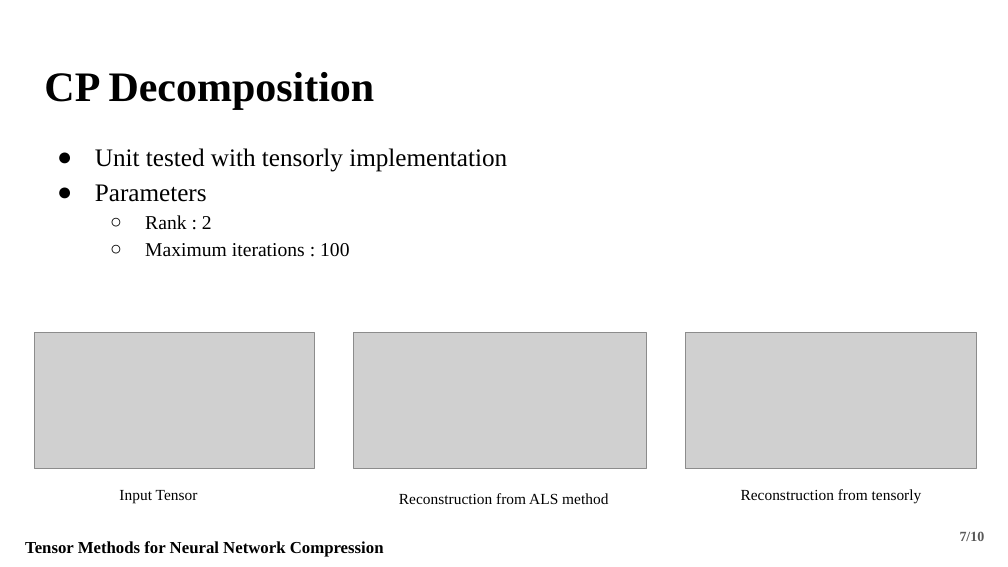
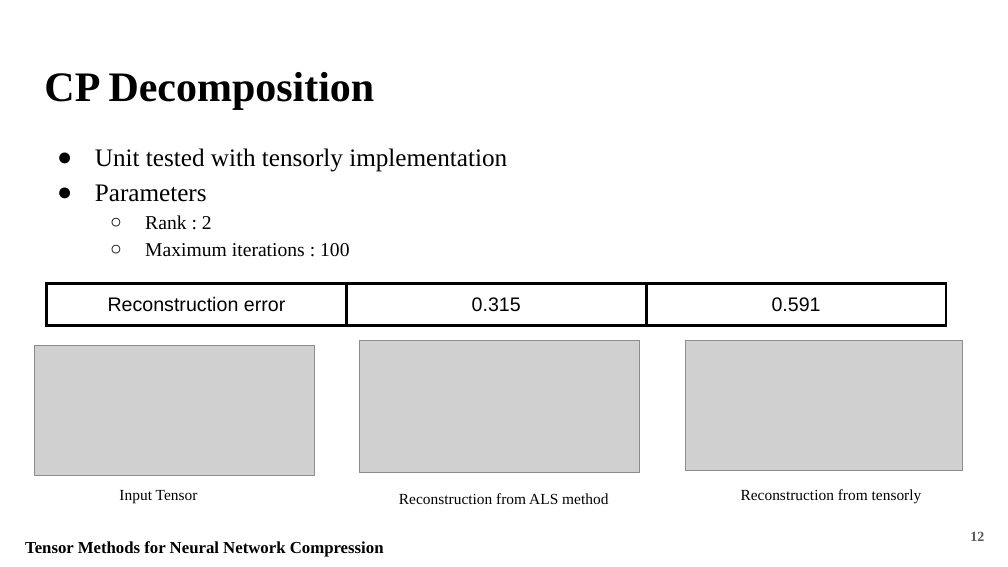
Before and after one commit to Fraunhofer-SCAI/canonical-cnn, a slide deck: slide 12 of Presentation/Fraunhofer_Presentation.pptx (slide 7 before the commit). Drawn at 1008x567 pixels with LibreOffice and Linux fonts; fonts in the diff are those of the drawing; grey boxes stand for pictures. Boxes give left, top, right and bottom in pixels: in the first picture for what was removed or moved away, otherwise in the second. Text is boxed around its words. In the diff, an @@ line names an element or a change of style, - is before the commit and + after.

```diff
--- a/Presentation/Fraunhofer_Presentation.pptx
+++ b/Presentation/Fraunhofer_Presentation.pptx
@@ table added at (46, 283, 944, 567), 1 rows, 3 columns @@
+Reconstruction error | 0.315 | 0.591
@@ picture: place and size @@
-picture at (34, 332, 314, 468)
+picture at (34, 345, 314, 475)
@@ picture: place and size @@
-picture at (354, 332, 646, 468)
+picture at (360, 340, 640, 472)
@@ picture: place and size @@
-picture at (685, 332, 977, 468)
+picture at (685, 340, 963, 470)
@@ page number at (970, 532, 984, 541): text changed @@
-7/10
+12
```
Also in this commit, not shown: 8 other slides changed, 6 slides added, 1 other file.
